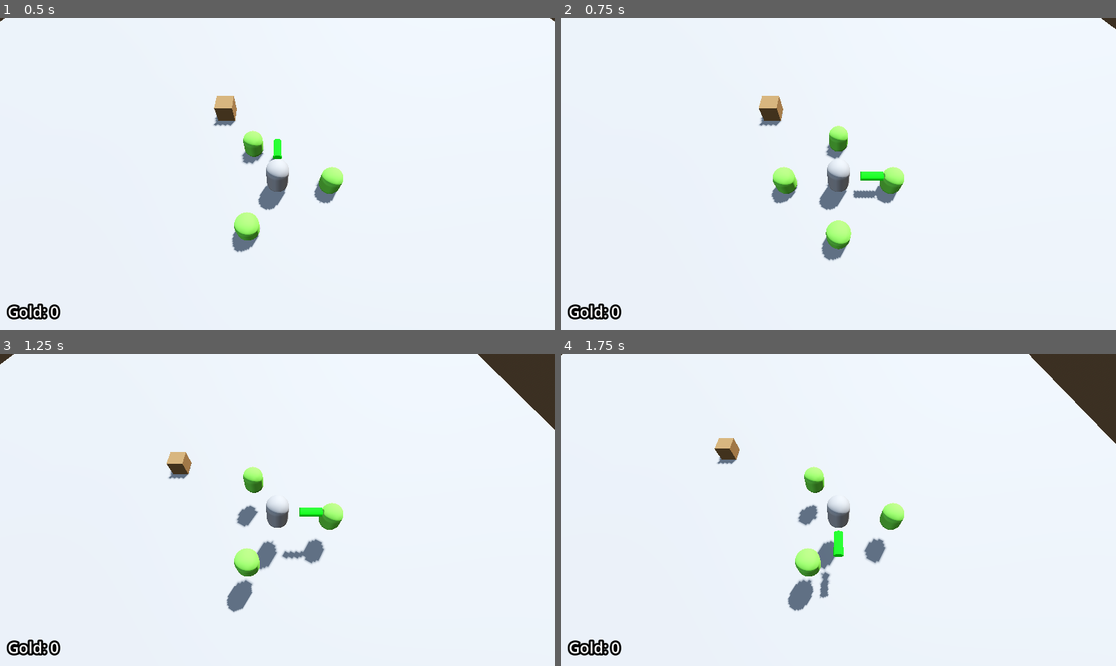
Above: before the commit, frames 1-4 (two rows, left to right).
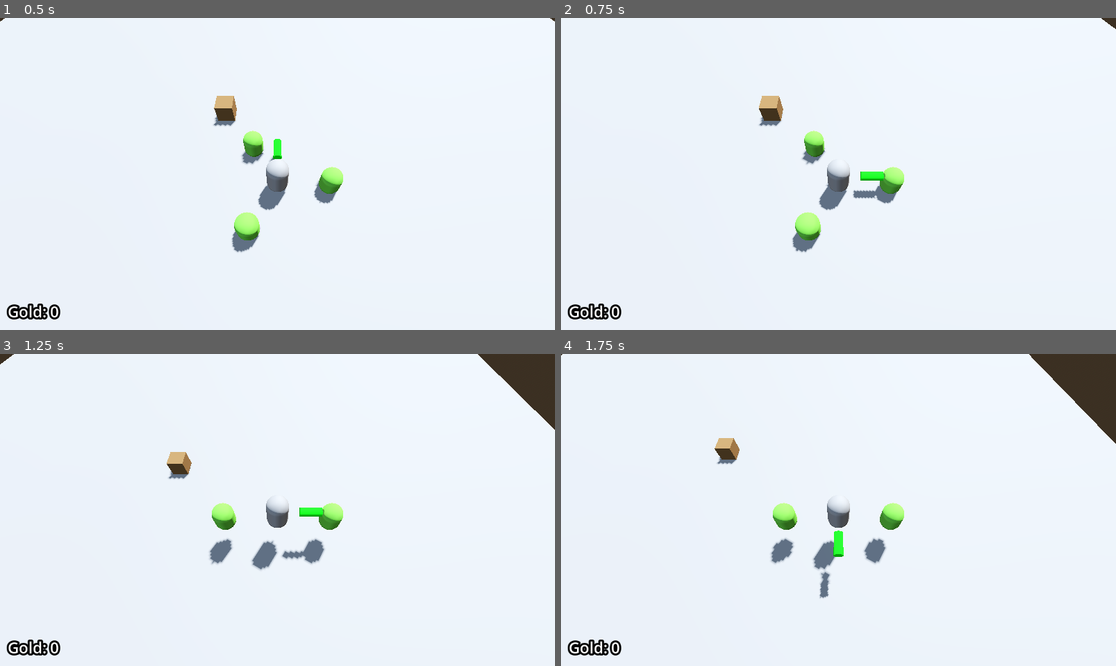
Above: after the commit, the same moments.

Repository: Ra-vanTech/ProjectBoozeArmy
Game: Godot game, scene res://Escena1_BoozeArmy.tscn
Same seed, same stepped clock (60 frames per second), same inputs: the game is played once before the commit and once after it.
Inputs (mouse positions are in pixels of both pictures, inside the frame that each line leads up to):
- Up to frame 1 (0.5 s): no input
- Up to frame 2 (0.75 s): tap Enter at 0.5 s; move the mouse to (960, 158) at 0.52 s; hold D (move_right) from 0.53 s (still down); tap Q (despawn_dwarf, bound only after the commit) at 0.6 s
- Up to frame 3 (1.25 s): keep holding D (move_right); tap Space (jump) at 0.77 s; tap E (spawn_dwarf, bound only after the commit) at 0.8 s
- Up to frame 4 (1.75 s): move the mouse to (727, 525) at 1.27 s; release D (move_right) at 1.28 s; hold S (move_back) from 1.28 s (still down); tap E (spawn_dwarf, bound only after the commit) at 1.35 s; tap Space (jump) at 1.52 s; tap Q (despawn_dwarf, bound only after the commit) at 1.55 s

Frame 1 is identical in both runs. In frame 2, 2.1% of the frame differs, in the area x 37-53%, y 34-78%; in frame 3, 1.6%; in frame 4, 1.6%.

Commit message:
[perf] Cambio de implementación de lectura de entradas

Diff:
--- a/entities/player/scenes/player_test.tscn
+++ b/entities/player/scenes/player_test.tscn
@@ -100,6 +100,7 @@
 shape = SubResource("CapsuleShape3D_ucsmf")
 
 [node name="DwarfContainer" type="Node3D" parent="." unique_id=1641291794]
+unique_name_in_owner = true
 script = ExtResource("13_46esb")
 
 [connection signal="has_died" from="HealthComponent" to="." method="_on_health_component_has_died"]
--- a/entities/player/scripts/player.gd
+++ b/entities/player/scripts/player.gd
@@ -10,6 +10,7 @@
 
 @onready var input_component: InputComponent = %InputComponent
 @onready var hit_box_component: HitBoxComponent = %HitBoxComponent
+@onready var dwarf_system: DwarfSystem = %DwarfContainer
 
 
 func _ready() -> void:
@@ -26,6 +27,12 @@
 	# Sistema de disparo
 	if input_component.is_shooting:
 		shoot()
+
+	if input_component.wants_spawn:
+		dwarf_system.agregar_enano()
+
+	if input_component.wants_despawn:
+		dwarf_system.eliminar_enano()
 
 	if input_component.has_quit:
 		state_machine.change_state("PausedState")
@@ -49,10 +56,6 @@
 	projectile.launch(shoot_direction)
 
 
-func damage(attack: Attack):
-	hit_box_component.damage(attack)
-
-
 func _on_health_component_has_died() -> void:
 	state_machine.change_state("DeadState")
 
--- a/entities/player/shared_components/InputComponent.gd
+++ b/entities/player/shared_components/InputComponent.gd
@@ -5,6 +5,8 @@
 var is_jumping: bool = false
 var is_shooting: bool = false
 var has_quit: bool = false
+var wants_spawn: bool = false
+var wants_despawn: bool = false
 
 
 # Lee las entradas del usuario, se actualiza desde el jugador y no acá, por eso no es _proccess
@@ -14,3 +16,6 @@
 	is_jumping = Input.is_action_just_pressed("jump")
 	is_shooting = Input.is_action_just_pressed("shoot")
 	has_quit = Input.is_action_just_pressed("quit")
+	# IMPLEMENTACIÓN TEMPORAL
+	wants_spawn = Input.is_action_just_pressed("spawn_dwarf")
+	wants_despawn = Input.is_action_just_pressed("despawn_dwarf")
--- a/project.godot
+++ b/project.godot
@@ -66,6 +66,16 @@
 "events": [Object(InputEventMouseButton,"resource_local_to_scene":false,"resource_name":"","device":-1,"window_id":0,"a …(252 unchanged characters)…
 ]
 }
+spawn_dwarf={
+"deadzone": 0.2,
+"events": [Object(InputEventKey,"resource_local_to_scene":false,"resource_name":"","device":-1,"window_id":0,"alt_pressed":false,"shift_pressed":false,"ctrl_pressed":false,"meta_pressed":false,"pressed":false,"keycode":0,"physical_keycode":69,"key_label":0,"unicode":101,"location":0,"echo":false,"script":null)
+]
+}
+despawn_dwarf={
+"deadzone": 0.2,
+"events": [Object(InputEventKey,"resource_local_to_scene":false,"resource_name":"","device":-1,"window_id":0,"alt_pressed":false,"shift_pressed":false,"ctrl_pressed":false,"meta_pressed":false,"pressed":false,"keycode":0,"physical_keycode":81,"key_label":0,"unicode":113,"location":0,"echo":false,"script":null)
+]
+}
 
 [rendering]
 
